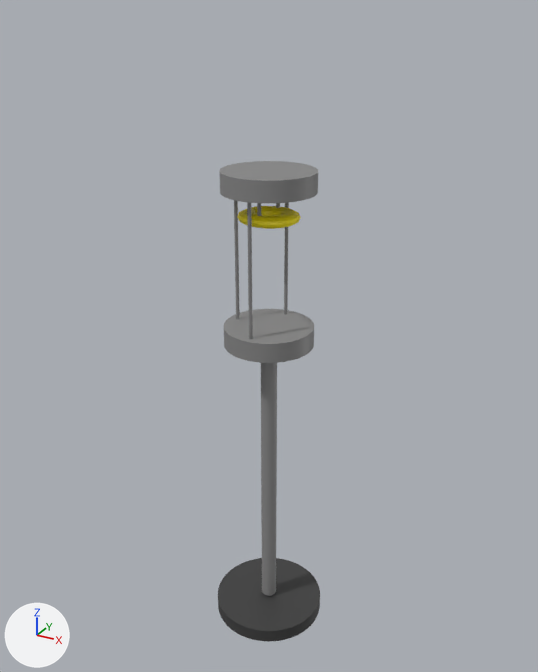
Renders of the COLLADA model models/dae/vision_box/meshes/vision_box.dae from each side of a commit.
Before and after are seen from a 50 mm camera at (0.917, -1.666, 1.799) aimed at (-0.015, 0.028, 0.952). Arrows for +X, +Y and +Z are at lower left; the lights stay in place. Where no turn or scale is listed for an object, it has been applied to the vertices.

The scene before the commit, as lines of its bpy script (objects in view):
```python
me_cilindro = bpy.data.meshes.new('Cilindro')
me_cilindro.from_pydata(...)  # a 32-sided cylinder along z spanning x -0.023..0.023, y -0.023..0.023, z -0.444..0.444
me_cilindro.materials.append(mat_materiale)  # grey #8a8a8a
me_cilindro_003 = bpy.data.meshes.new('Cilindro.003')
me_cilindro_003.from_pydata(...)  # a 200-sided cylinder along z spanning x -0.167..0.167, y -0.167..0.167, z -0.021..0.021
me_cilindro_003.materials.append(mat_materiale_001)  # black #3d3d3d
me_cilindro_011 = bpy.data.meshes.new('Cilindro.011')
me_cilindro_011.from_pydata(...)  # 2160 vertices, 4224 faces; spans x -0.025..0.025, y -0.025..0.025, z -0.0055..0.0907
# faces by material slot: [3012, 1212]
me_cilindro_011.materials.append(mat_materiale_002)  # grey #878787
me_cilindro_011.materials.append(mat_materiale_003)  # yellow #ffeb00
ob_cilindro = bpy.data.objects.new('Cilindro', me_cilindro_011)
ob_cilindro.location = (0.0, 0.0, 0.971)
ob_cilindro.scale = (5.0, 5.0, 5.0)
ob_cilindro_001 = bpy.data.objects.new('Cilindro.001', me_cilindro)
ob_cilindro_001.location = (0.0, 0.0, 0.503)
ob_cilindro_002 = bpy.data.objects.new('Cilindro.002', me_cilindro_003)
ob_cilindro_002.location = (0.0, 0.0, 0.03)
```
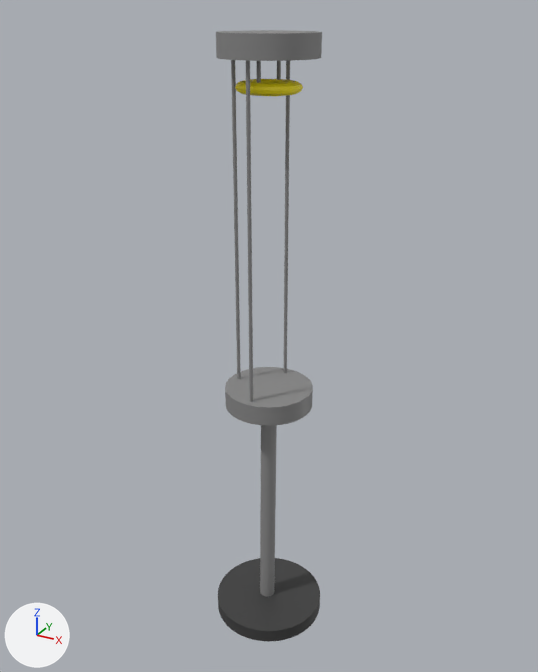
The change, as a list of edits to the scene's bpy script:
```text
Change me_cilindro:
    used by ob_cilindro_001; location = (0.0, 0.0, 0.503)
    remove me_cilindro.from_pydata(...)  # 64 vertices, 124 faces; spans x -0.023..0.023, y -0.023..0.023, z -0.444..0.444
    add me_cilindro.from_pydata(...)  # 64 vertices, 124 faces; spans x -0.029..0.023, y -0.023..0.023, z -0.457..0.254
    me_cilindro part 1: the whole mesh is rebuilt
Change me_cilindro_011:
    used by ob_cilindro; location = (0.0, 0.0, 0.971); scale = (5.0, 5.0, 5.0)
    remove me_cilindro_011.from_pydata(...)  # 2160 vertices, 4224 faces; spans x -0.025..0.025, y -0.025..0.025, z -0.0055..0.0907
    add me_cilindro_011.from_pydata(...)  # 2160 vertices, 4224 faces; spans x -0.025..0.025, y -0.025..0.025, z -0.0055..0.1877
    me_cilindro_011 part 2: the loose piece of 64 vertices spanning x -0.001..0.001, y -0.011..-0.009, z 0.0691..0.0801 is moved by (0.0, 0.0, 0.097)
    me_cilindro_011 part 3: the loose piece of 64 vertices spanning x -0.001..0.001, y 0.009..0.011, z 0.0691..0.0801 is moved by (0.0, 0.0, 0.097)
    me_cilindro_011 part 4: the loose piece of 576 vertices spanning x -0.0167..0.0167, y -0.0156..0.0156, z 0.0636..0.0696 is moved by (0.0, 0.0, 0.097)
    me_cilindro_011 part 5: the loose piece of 600 vertices spanning x -0.025..0.025, y -0.025..0.025, z 0.0797..0.0907 is moved by (0.0, 0.0, 0.097)
    me_cilindro_011 part 6: 96 of the vertices in x -0.021..0.001, y -0.021..0.021, z 0.0801 are moved by (0.0, 0.0, 0.097)
Change ob_cilindro:
    ob_cilindro.location: (0.0, 0.0, 0.971) -> (0.0, 0.0, 0.781)
    ob_cilindro.scale: (5.0, 5.0, 5.0) -> (5.0, 5.0, 5.16)
```

What differs and where, as boxes (x1, y1, x2, y2) in the pictures (538 x 672 px; the box of a moved part takes in the faces that stretch with it):
'Cilindro', reshaped, moved, rescaled (7% wider, 96% taller)
    before: (219, 161, 318, 363)
    after: (216, 30, 322, 426)
'Cilindro.001', reshaped (26% shorter)
    before: (261, 363, 277, 596)
    after: (260, 425, 277, 597)
part 2 of me_cilindro_011, moved or reshaped
    before: (257, 203, 261, 216)
    after: (256, 61, 261, 83)
part 3 of me_cilindro_011, moved or reshaped
    before: (276, 203, 280, 208)
    after: (277, 61, 281, 80)
part 4 of me_cilindro_011, moved or reshaped
    before: (237, 206, 301, 229)
    after: (235, 79, 303, 96)
part 5 of me_cilindro_011, moved or reshaped
    before: (219, 161, 318, 203)
    after: (216, 30, 322, 61)
part 6 of me_cilindro_011, moved or reshaped
    before: (234, 200, 289, 339)
    after: (231, 60, 290, 402)
